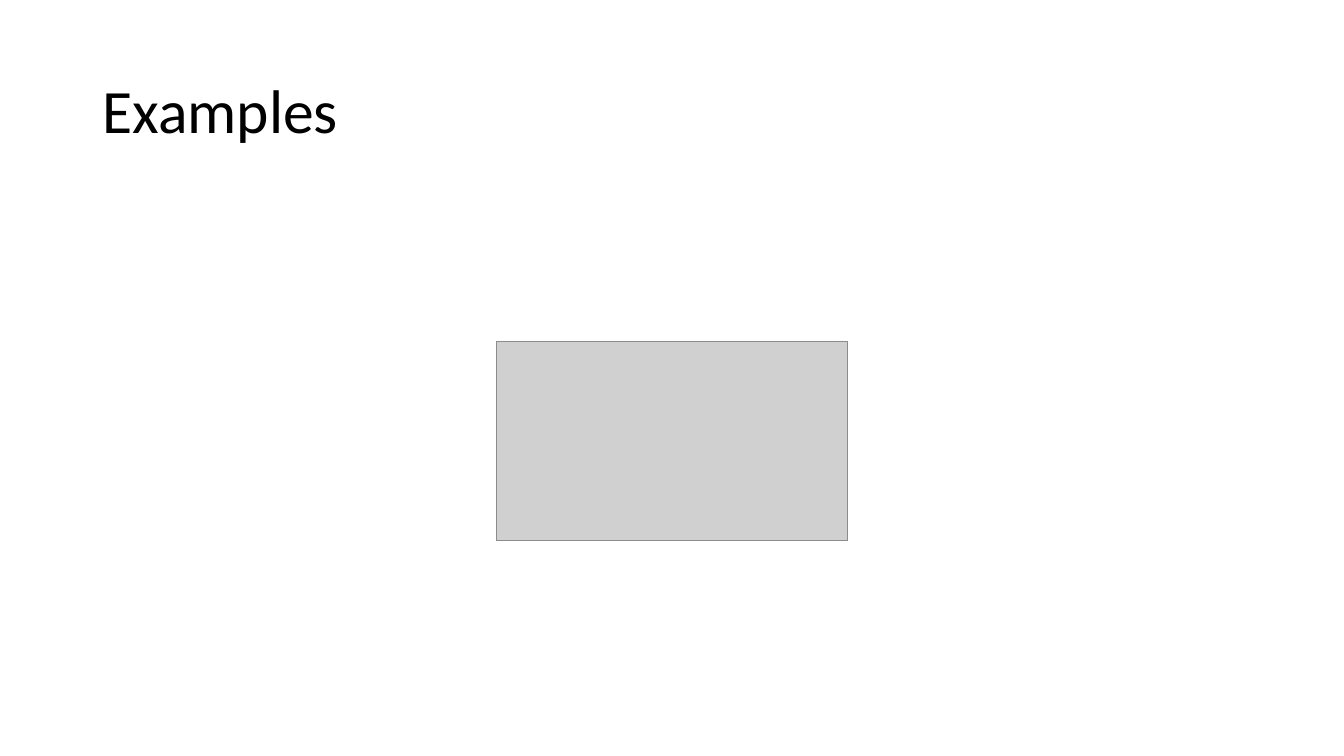
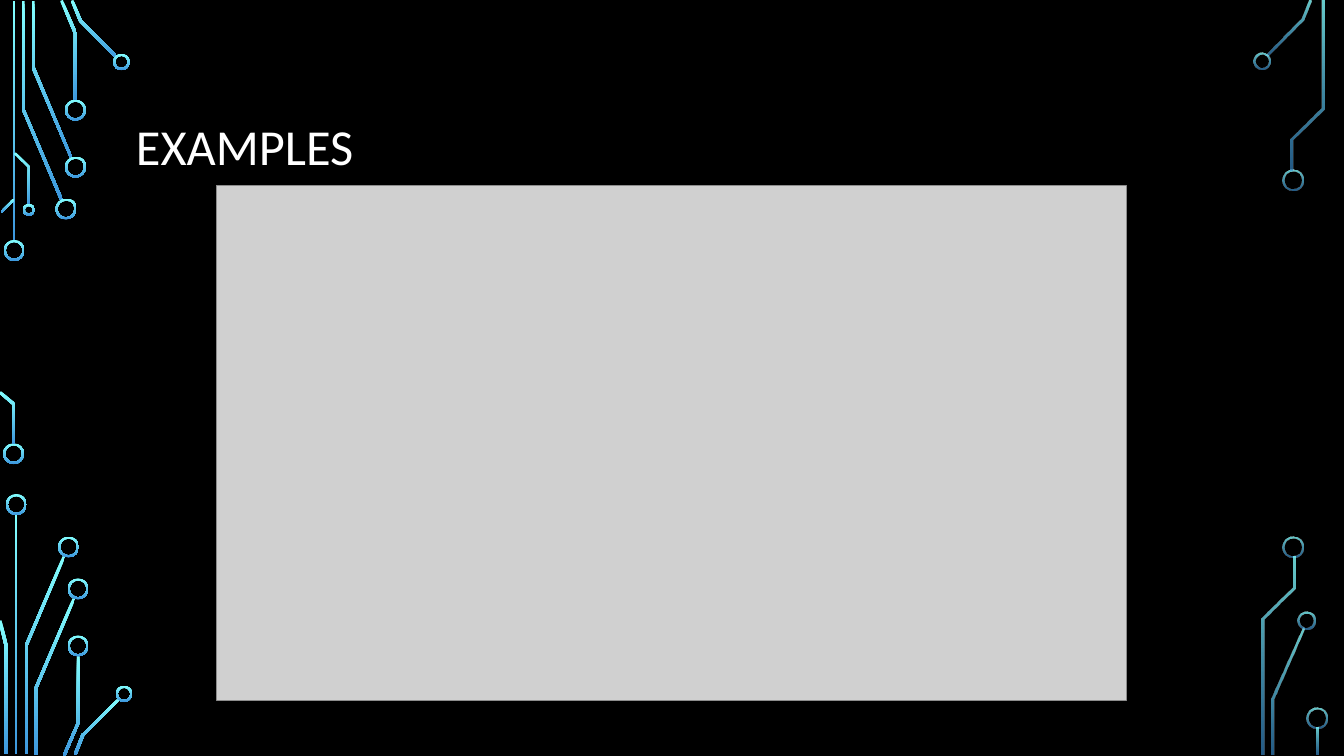
Before and after one commit to PJvGrol/Thesis, a slide deck: slide 8 of Presentation.pptx (slide 10 before the commit). Drawn at 1344x756 pixels with LibreOffice and Linux fonts; fonts in the diff are those of the drawing; grey boxes stand for pictures; background and template pictures are left out. Boxes give left, top, right and bottom in pixels: in the first picture for what was removed or moved away, otherwise in the second. Text is boxed around its words. In the diff, an @@ line names an element or a change of style, - is before the commit and + after.

```diff
--- a/Presentation.pptx
+++ b/Presentation.pptx
@@ background #FFFFFF to picture (left out) @@
@@ title at (136, 132, 353, 166): text changed; size 44 to 36 pt; text colour #000000 to #FFFFFF @@
-Examples
+EXAMPLES
@@ picture: place and size @@
-picture at (496, 342, 848, 541)
+picture at (217, 186, 1126, 702)
@@ group added at (0, 0, 1328, 756): 33 freeform shapes, 3 rectangles @@
```
Also in this commit, not shown: 11 other slides changed, 8 slides added, 6 slides removed, 18 other files.
